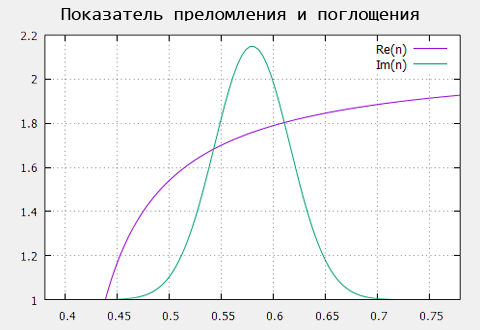
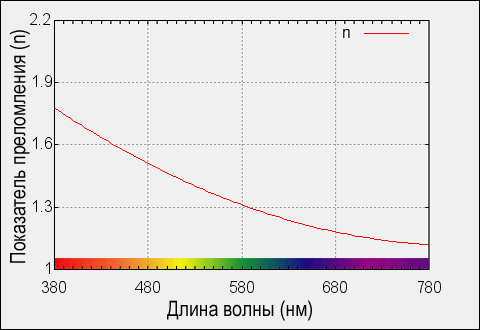
Two versions of the same layered image (480px x 330px). Layer-by-layer changes:
renamed "Слой 0" to "spectrum", blend normal → darken, painted on it over [0, 21, 480, 330]
added layer "Длина волны (нм)" above "Показатель поглощения (α)" over [167, 300, 312, 321]
added layer "Показатель преломления (n)" above "anom" over [9, 30, 30, 263]
renamed "Показатель преломления и поглощения" to "anom", hid it, painted on it over [0, 0, 480, 330]
renamed "Слой 2" to "norm", painted on it over [0, 0, 480, 330]
moved "Слой 1" below "norm", painted on it over [0, 0, 480, 330]
